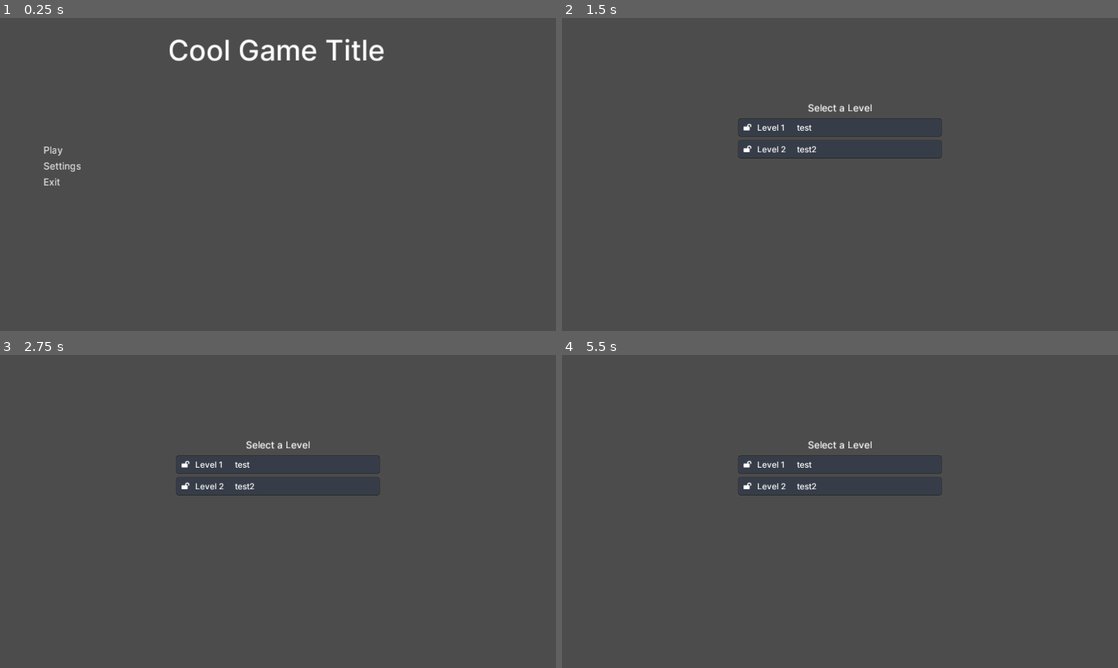
Above: before the commit, frames 1-4 (two rows, left to right).
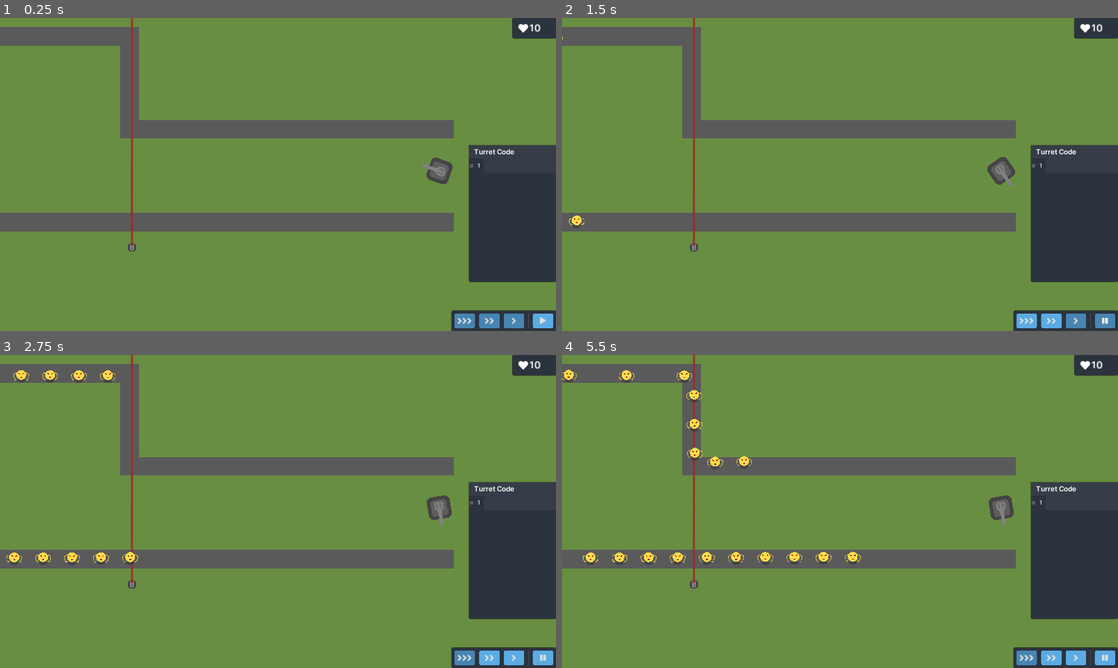
Above: after the commit, the same moments.

Repository: Latiang/tower-defense-godot
Game: Godot game, scene res://objects/Main.tscn
Two runs of this game, one before a commit and one after it. Both use one fixed random seed, a clock stepped at 60 frames per second and the inputs below.
Inputs (mouse positions are in pixels of both pictures, inside the frame that each line leads up to):
- Up to frame 1 (0.25 s): no input
- Up to frame 2 (1.5 s): click (623, 149) at 0.5 s, where only the run before the commit has a clickable "Play"; click (1106, 321) at 1.25 s, where only the run after the commit has a clickable ""
- Up to frame 3 (2.75 s): click (467, 658) at 2 s, where only the run after the commit has a clickable ""
- Up to frame 4 (5.5 s): click (1051, 658) at 2.75 s, where only the run after the commit has a clickable ""; click (1073, 658) at 3.5 s, where only the run after the commit has a clickable ""; click (1106, 658) at 4.25 s, where only the run after the commit has a clickable ""; click (1029, 658) at 5 s, where only the run after the commit has a clickable ""

The runs differ from the first frame. In frame 1, 88% of the frame differs, in the area x 0-100%, y 0-100%; in frame 2, 90%; in frame 3, 90%; in frame 4, 91%.

Commit message:
Add some debug functionality accessed through the Main node export variables

Diff:
--- a/src/objects/BaseLevel.gd
+++ b/src/objects/BaseLevel.gd
@@ -89,3 +89,8 @@
 		if child.is_in_group("Turret"):
 			count += 1
 	return count
+
+func debug_tick_interpreter_once():
+	for child in self.get_children():
+		if child.is_in_group("Turret"):
+			child.get_node("ProgrammableBehaviour").get_node("CodeInterpreter").run()
--- a/src/objects/CodeInterpreter.gd
+++ b/src/objects/CodeInterpreter.gd
@@ -164,7 +164,7 @@
 	var result = {}
 	get_parent().emit_signal("sensor_detect", result, 1)
 	if result[0]:
-		print("Sensor distance: %f" % result[0])
+		print("[Interpreter] Sensor distance: %f" % result[0])
 
 # The code interpreting should stop if:
 # 1. A signal function is emitted
--- a/src/objects/CodeWindow.gd
+++ b/src/objects/CodeWindow.gd
@@ -36,7 +36,6 @@
 func open_code_window(id, save_current_open=true):
 	if save_current_open:
 		save_code_to_turret()
-	#print("Code source: ",turrets[id].get_code_source())
 	$VBoxContainer/MarginContainer/CodeEditor.text = turrets[id].get_code_source()
 	current_turret_index = id
 	set_button_highlighting(id)
--- a/src/objects/Enemy.gd
+++ b/src/objects/Enemy.gd
@@ -2,7 +2,7 @@
 
 signal base_damage(amount)
 
-export (float) var speed= 100
+export (float) var speed = 100
 export (int) var damage = 1
 
 var speed_multiplier = 1
--- a/src/objects/LevelManager.gd
+++ b/src/objects/LevelManager.gd
@@ -17,7 +17,7 @@
 		$GUI/CodeWindow.save_code_to_turret()
 		save_state.save_level_data(current_level, current_level_index, 2)
 		save_state.save_to_file()
-		print("Autosaving level")
+		print("[Level] Autosaving level")
 
 # Handle input for debugging purposes
 var level_toggle = false
@@ -34,7 +34,7 @@
 	var level_name = level_list[level_index]
 	$GUI.reset()
 	$GUI.update_health(health)
-	print("Loading level: %s" % level_name)
+	print("[Level] Loading level: %s" % level_name)
 	if current_level:
 		current_level.close()
 	current_level = load("res://levels/%s.tscn" % level_name).instance()
@@ -73,3 +73,6 @@
 
 func _on_GUI_next_level():
 	load_level((current_level_index + 1) % len(level_list))
+
+func debug_tick_interpreter_once():
+	current_level.tick_once
--- a/src/objects/Main.gd
+++ b/src/objects/Main.gd
@@ -1,11 +1,17 @@
 extends Node
 
+export var debug_main_menu_override = false
+export var debug_tick_interpreter_once = false
+
 func _ready():
-	# Load save
-	$MainMenu/LevelSelectionMenu.populate_level_buttons($LevelManager.save_state)
-	#$MainMenu.hide()
-	$LevelManager/GUI.hide()
-
+	# Load main menu
+	if !debug_main_menu_override:
+		$MainMenu/LevelSelectionMenu.populate_level_buttons($LevelManager.save_state)
+		$LevelManager/GUI.hide()
+	else: # Load first level for debugging
+		_on_MainMenu_start_level(0)
+		if debug_tick_interpreter_once:
+			$LevelManager.current_level.debug_tick_interpreter_once()
 
 func _on_MainMenu_start_level(level_number):
 	$MainMenu.hide()
--- a/src/objects/Main.tscn
+++ b/src/objects/Main.tscn
@@ -7,6 +7,7 @@
 
 [node name="Main" type="Node"]
 script = ExtResource( 3 )
+debug_main_menu_override = true
 
 [node name="LevelManager" type="Node" parent="."]
 script = ExtResource( 2 )
--- a/src/objects/MainMenu.gd
+++ b/src/objects/MainMenu.gd
@@ -28,4 +28,4 @@
 
 func _on_level_button_pressed(level_number):
 	emit_signal("start_level", level_number)
-	print("Level %d requested" % level_number)
+	print("[Main Menu] Level %d selected" % level_number)
--- a/src/objects/SaveStateClass.gd
+++ b/src/objects/SaveStateClass.gd
@@ -15,18 +15,17 @@
 func load_from_file(save_name = "save1"):
 	var filename = "saves/%s.json" % save_name
 	if file.file_exists(filename):
-		print("Loading save from file")
+		print("[Save State] Loading save '%s' from file" % save_name)
 		file.open(filename, File.READ)
 		var text = file.get_as_text()
-		print(text)
 		raw_json = parse_json(text)
 		file.close()
 	else:
-		print("No save file found, using initial save")
+		print("[Save State] No save file found, using initial save")
 
 func save_to_file(save_name = "save1"):
 	var filename = "saves/%s.json" % save_name
-	print("Saving save to file")
+	print("[Save State] Saving save to file")
 	file.open(filename, File.WRITE)
 	file.store_line(to_json(raw_json))
 	file.close()
--- a/src/objects/SpawningBehaviour.gd
+++ b/src/objects/SpawningBehaviour.gd
@@ -40,7 +40,7 @@
 	if spawn_event_counter >= spawning_array.size():
 		# End of wave
 		emit_signal("spawning_complete")
-		print("Wave complete (%s)" % get_parent().BehaviourFile)
+		print("[Level] Wave complete (%s)" % get_parent().BehaviourFile)
 	else: # Prepare for next mob
 		if spawn_object.time > 0:
 			$SpawnTimer.start(spawn_object.time / get_parent().time_scale)
@@ -49,13 +49,13 @@
 
 # Load the spawning_array from a json file, specified in the parent MobPath
 func load_behaviour_from_file(name):
-	print("Loading spawning behaviour: %s" % name)
+	print("[Level] Loading spawning behaviour: %s" % name)
 	if name == "":
 		return
 	var file = File.new()
 	var filename = "res://levels/" + get_parent().BehaviourFile + ".json"
 	if file.open(filename, file.READ) != OK:
-		print("Error: Spawning behaviour file ", filename, "does not appear to exist")
+		print("[Level] Error: Spawning behaviour file ", filename, "does not appear to exist")
 		return
 	var result_json = JSON.parse(file.get_as_text())
 	var result = {}
@@ -63,9 +63,9 @@
 		var data = result_json.result
 		parse_loaded_behaviour_data(data["behaviour"])
 	else:  # If parse has errors
-		print("JSON Parse Error: ", result_json.error)
-		print("Error Line: ", result_json.error_line)
-		print("Error String: ", result_json.error_string)
+		print("[Level] JSON Parse Error: ", result_json.error)
+		print("[Level] Error Line: ", result_json.error_line)
+		print("[Level] Error String: ", result_json.error_string)
 
 # Parse the loaded json file into the spawning_array
 func parse_loaded_behaviour_data(json_list):
@@ -75,5 +75,5 @@
 				var object = SpawnObject.new(behaviour[2], mob_type_string_mapping[behaviour[1]])
 				spawning_array.append(object)
 		else: #Non-existent mob
-			print("JSON %s contains Mob %s which does not exist" % [get_parent().BehaviourFile, behaviour[1]])
+			print("[Level] JSON %s contains Mob %s which does not exist" % [get_parent().BehaviourFile, behaviour[1]])
 			return
